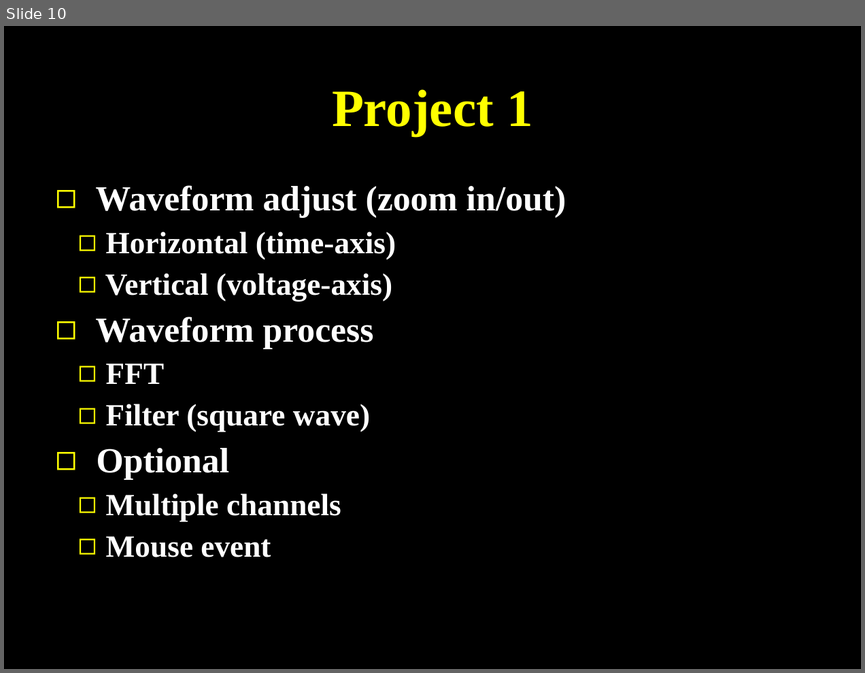
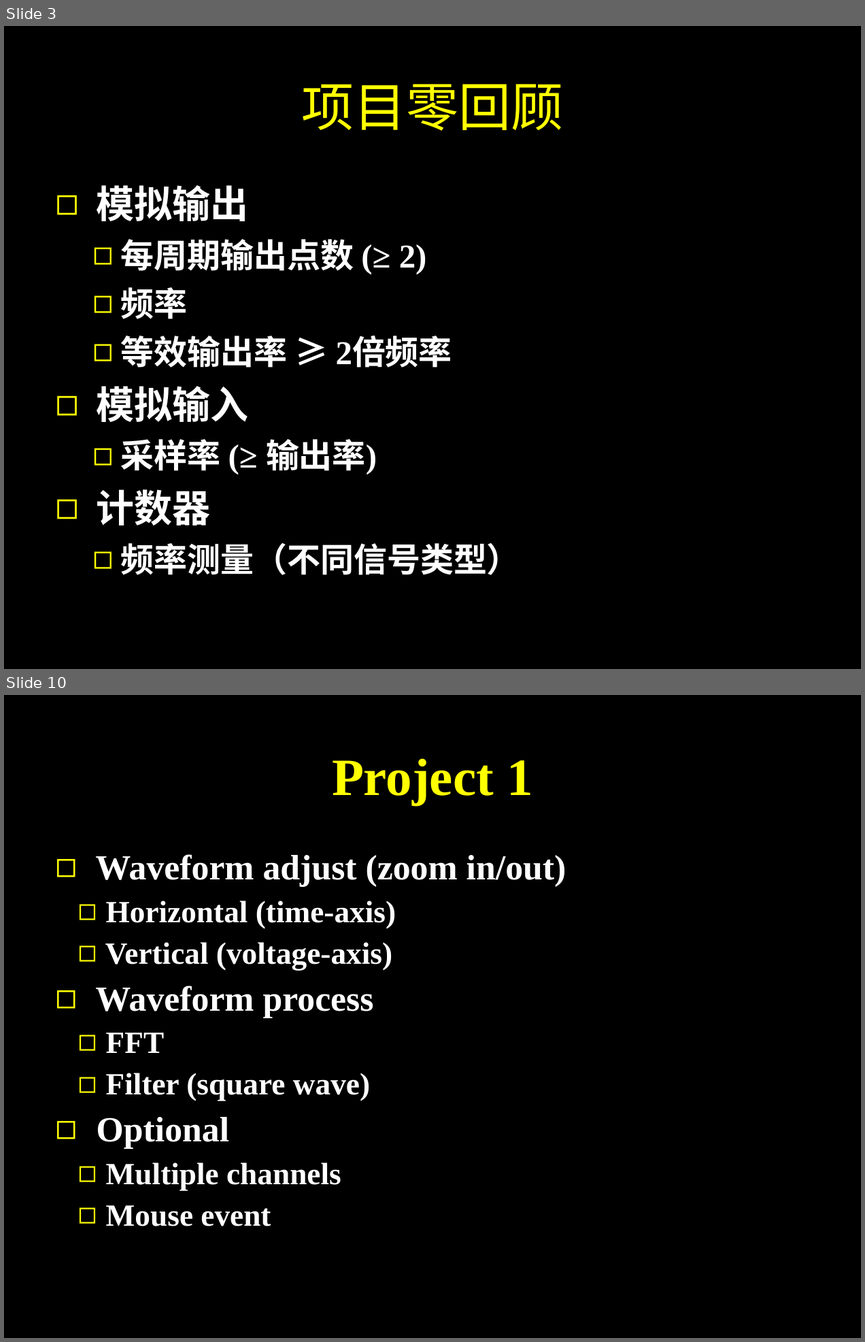
Before and after one commit to SJTUCourse/BI450, a slide deck: Lectures/2017 Fall/Lecture 1/Lecture 1.ppt. Shown one above the other, each under a label of ours: slide 10 before the commit, slides 3 and 10 after it; the slides between them are not shown. The pictures are 865x673 and 865x1342 pixels, drawn with LibreOffice and Linux fonts; fonts in the diff are those of the drawing. Boxes give left, top, right and bottom in pixels: in the first picture for what was removed or moved away, otherwise in the second. Text is boxed around its words. In the diff, an @@ line names an element or a change of style, - is before the commit and + after.

```diff
--- a/Lectures/2017 Fall/Lecture 1/Lecture 1.ppt
+++ b/Lectures/2017 Fall/Lecture 1/Lecture 1.ppt
@@ slide 3 added at (4, 26, 861, 669), background #000000 @@
@@ title added at (301, 84, 563, 131), 44 pt, text #FFFF00 @@
+项目零回顾
@@ text added at (96, 185, 520, 575), 28 pt, text #FFFFFF, bold @@
+◻ 模拟输出
+  ◻ 每周期输出点数 (≥ 2)
+  ◻ 频率
+  ◻ 等效输出率 ≥ 2倍频率
+◻ 模拟输入
+  ◻ 采样率 (≥ 输出率)
+◻ 计数器
+  ◻ 频率测量（不同信号类型）
```
Also in this commit, not shown: 6 slides changed, 2 other slides added, 3 slides removed, 1 other file.
